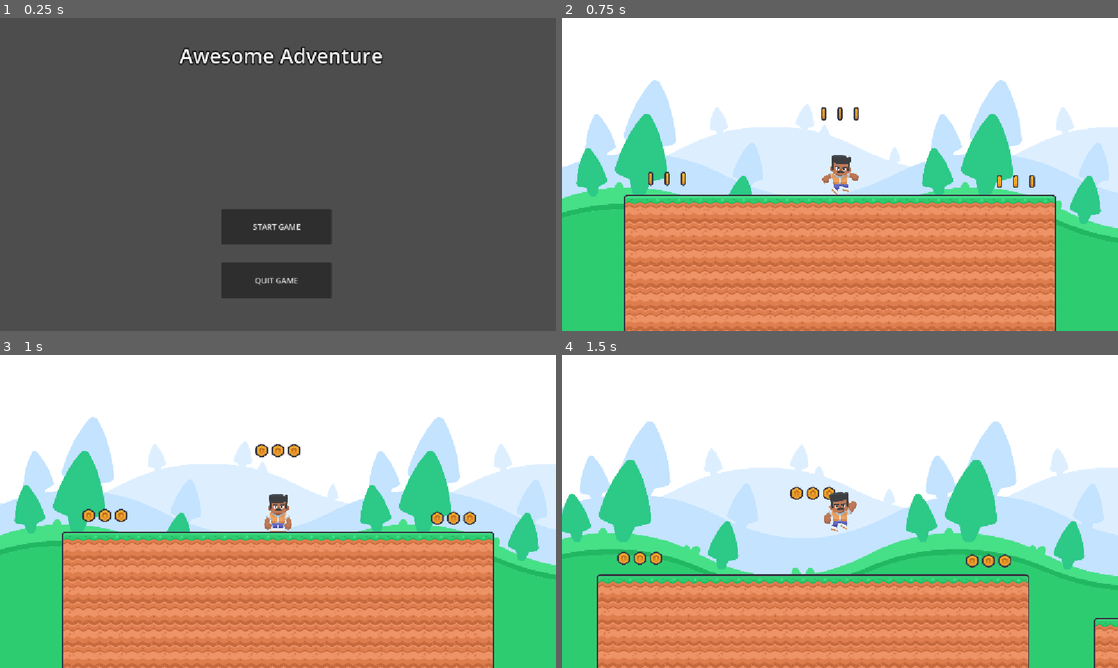
Above: before the commit, frames 1-4 (two rows, left to right).
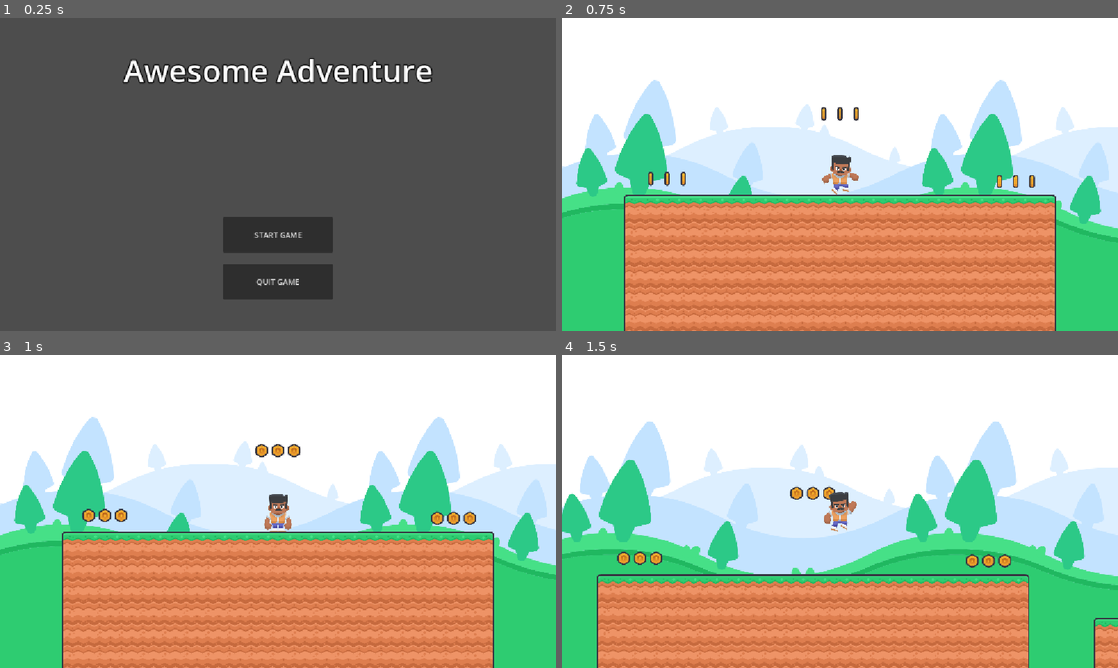
Above: after the commit, the same moments.

Repository: ericvennemeyer/GDTV_godot_ui
Game: Godot game, scene res://Scenes/Game Scenes/UI Scenes/main_menu.tscn
Two runs of this game, one before a commit and one after it. Both use one fixed random seed, a clock stepped at 60 frames per second and the inputs below. This scene is started directly instead of the project's main scene.
Inputs:
- Up to frame 1 (0.25 s): no input
- Up to frame 2 (0.75 s): click "START GAME" at 0.5 s
- Up to frame 3 (1 s): no input
- Up to frame 4 (1.5 s): tap Enter (ui_accept) at 1.25 s; hold Right (ui_right) from 1.28 s (still down)

The runs differ from the first frame. In frame 1, 4.8% of the frame differs, in the area x 22-78%, y 9-90%; in frame 2, nothing differs; in frame 3, nothing differs; in frame 4, nothing differs.

Commit message:
2.2 -- Using Anchors

Diff:
--- a/GameDev UI Base Project/Scenes/Game Scenes/UI Scenes/main_menu.tscn
+++ b/GameDev UI Base Project/Scenes/Game Scenes/UI Scenes/main_menu.tscn
@@ -3,7 +3,7 @@
 [ext_resource type="Script" uid="uid://bu6gsuneykydh" path="res://Scenes/Game Scenes/UI Scenes/main_menu.gd" id="1_d5wsu"]
 
 [sub_resource type="LabelSettings" id="LabelSettings_biyew"]
-font_size = 42
+font_size = 64
 outline_size = 10
 outline_color = Color(0, 0, 0, 1)
 
@@ -17,28 +17,46 @@
 script = ExtResource("1_d5wsu")
 
 [node name="TitleLabel" type="Label" parent="." unique_id=894775589]
-layout_mode = 0
-offset_left = 372.0
-offset_top = 49.0
-offset_right = 793.0
-offset_bottom = 107.0
+layout_mode = 1
+anchors_preset = 5
+anchor_left = 0.5
+anchor_right = 0.5
+offset_left = -320.5
+offset_top = 64.0
+offset_right = 320.5
+offset_bottom = 152.0
+grow_horizontal = 2
 text = "Awesome Adventure"
 label_settings = SubResource("LabelSettings_biyew")
 
 [node name="StartGameButton" type="Button" parent="." unique_id=555335236]
-layout_mode = 0
-offset_left = 459.0
-offset_top = 395.0
-offset_right = 687.0
-offset_bottom = 469.0
+layout_mode = 1
+anchors_preset = 7
+anchor_left = 0.5
+anchor_top = 1.0
+anchor_right = 0.5
+anchor_bottom = 1.0
+offset_left = -114.0
+offset_top = -236.0
+offset_right = 114.0
+offset_bottom = -162.0
+grow_horizontal = 2
+grow_vertical = 0
 text = "START GAME"
 
 [node name="QuitGameButton" type="Button" parent="." unique_id=1171092982]
-layout_mode = 0
-offset_left = 459.0
-offset_top = 506.0
-offset_right = 687.0
-offset_bottom = 580.0
+layout_mode = 1
+anchors_preset = 7
+anchor_left = 0.5
+anchor_top = 1.0
+anchor_right = 0.5
+anchor_bottom = 1.0
+offset_left = -114.0
+offset_top = -139.0
+offset_right = 114.0
+offset_bottom = -65.0
+grow_horizontal = 2
+grow_vertical = 0
 text = "QUIT GAME"
 
 [connection signal="pressed" from="StartGameButton" to="." method="_on_start_game_button_pressed"]
